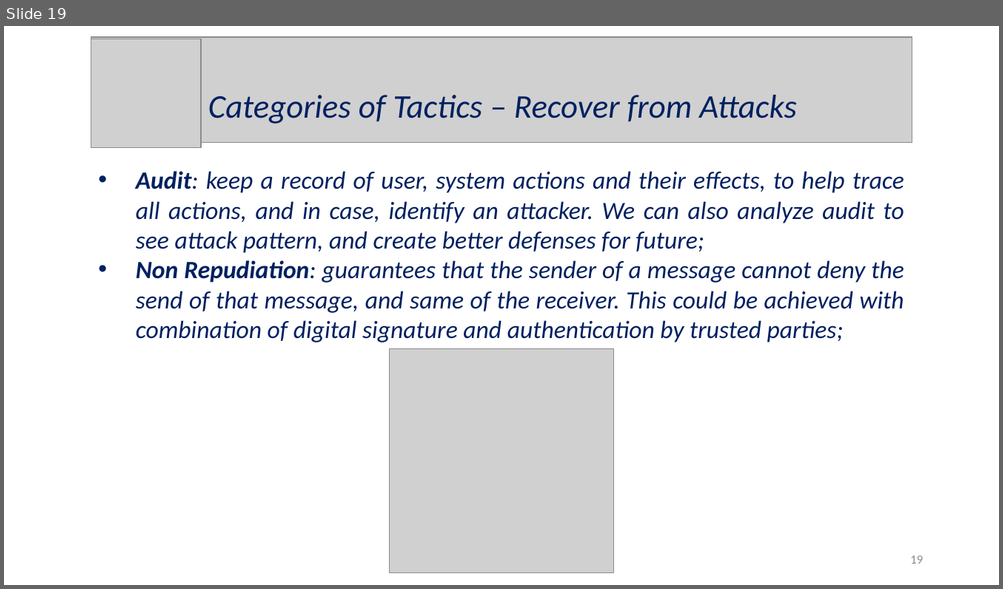
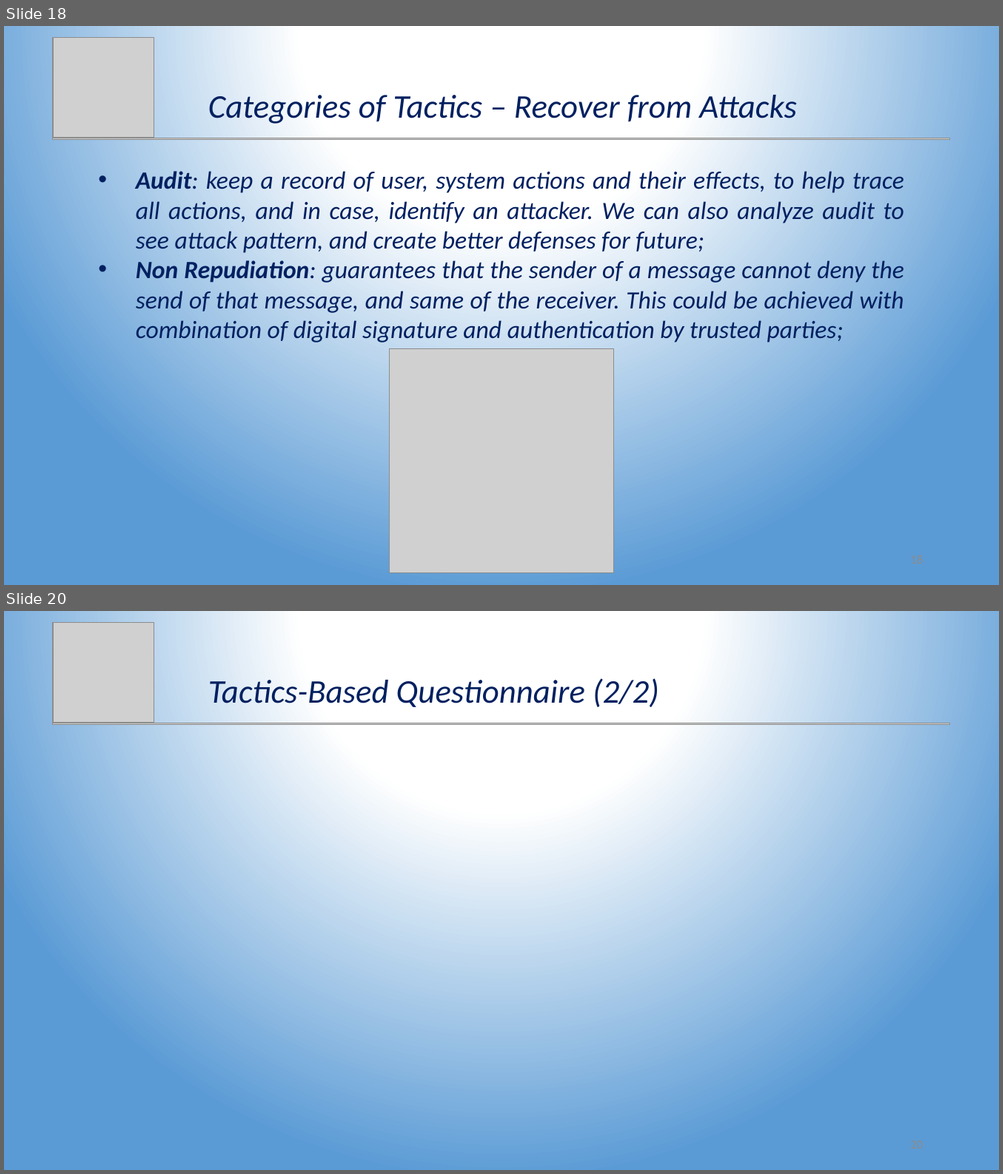
Before and after one commit to Wonderjack996/unimib-software-architecture, a slide deck: Approfondimento - Security/Presentazione - Savazzi - Alex.pptx. Shown one above the other, each under a label of ours: slide 19 before the commit, slides 18 and 20 after it; the slides between them are not shown. The pictures are 1003x589 and 1003x1174 pixels, drawn with LibreOffice and Linux fonts; fonts in the diff are those of the drawing; grey boxes stand for pictures. Boxes give left, top, right and bottom in pixels: in the first picture for what was removed or moved away, otherwise in the second. Text is boxed around its words. In the diff, an @@ line names an element or a change of style, - is before the commit and + after.

```diff
--- a/Approfondimento - Security/Presentazione - Savazzi - Alex.pptx
+++ b/Approfondimento - Security/Presentazione - Savazzi - Alex.pptx
@@ slide 20 added at bbox=[4, 611, 999, 1170], background gradient #FFFFFF to #5B9BD5 @@
@@ picture added at bbox=[53, 622, 154, 722] @@
@@ text added at bbox=[208, 678, 659, 707], 32 pt, text #002060, italic @@
+Tactics-Based Questionnaire (2/2)
@@ picture added at bbox=[53, 723, 949, 724] @@
@@ what was slide 19 is now slide 18 @@
@@ slide 18 changed as well @@
@@ background #FFFFFF to gradient #FFFFFF to #5B9BD5 @@
@@ picture added at bbox=[53, 37, 154, 137] @@
@@ picture removed at bbox=[91, 37, 912, 143] @@
@@ picture removed at bbox=[91, 39, 201, 148] @@
@@ picture added at bbox=[53, 138, 949, 139] @@
@@ page number removed at bbox=[910, 556, 922, 564] @@
-19
```
Also in this commit, not shown: 24 other slides changed, 1 slide removed, 6 other files.
